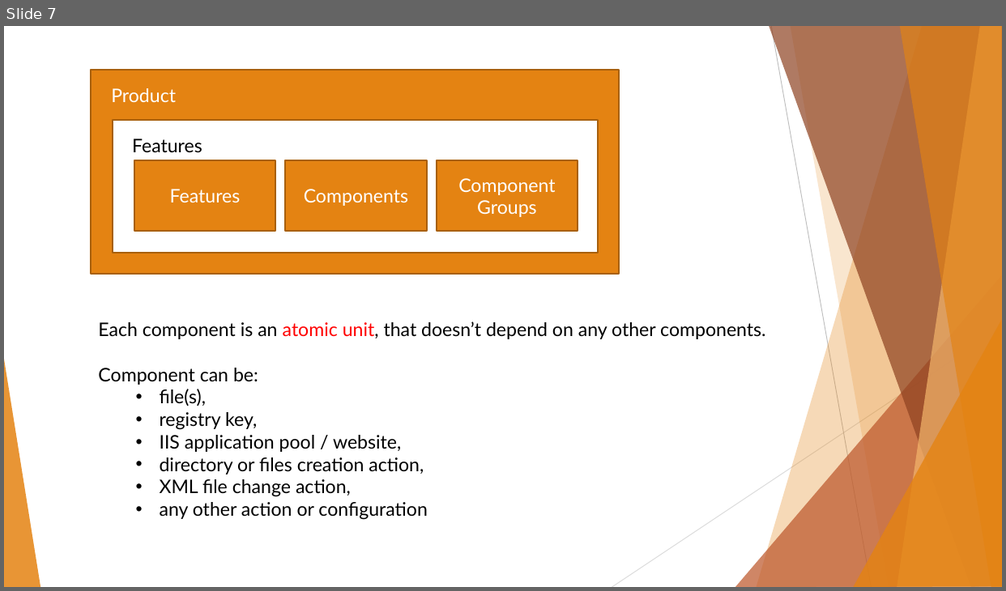
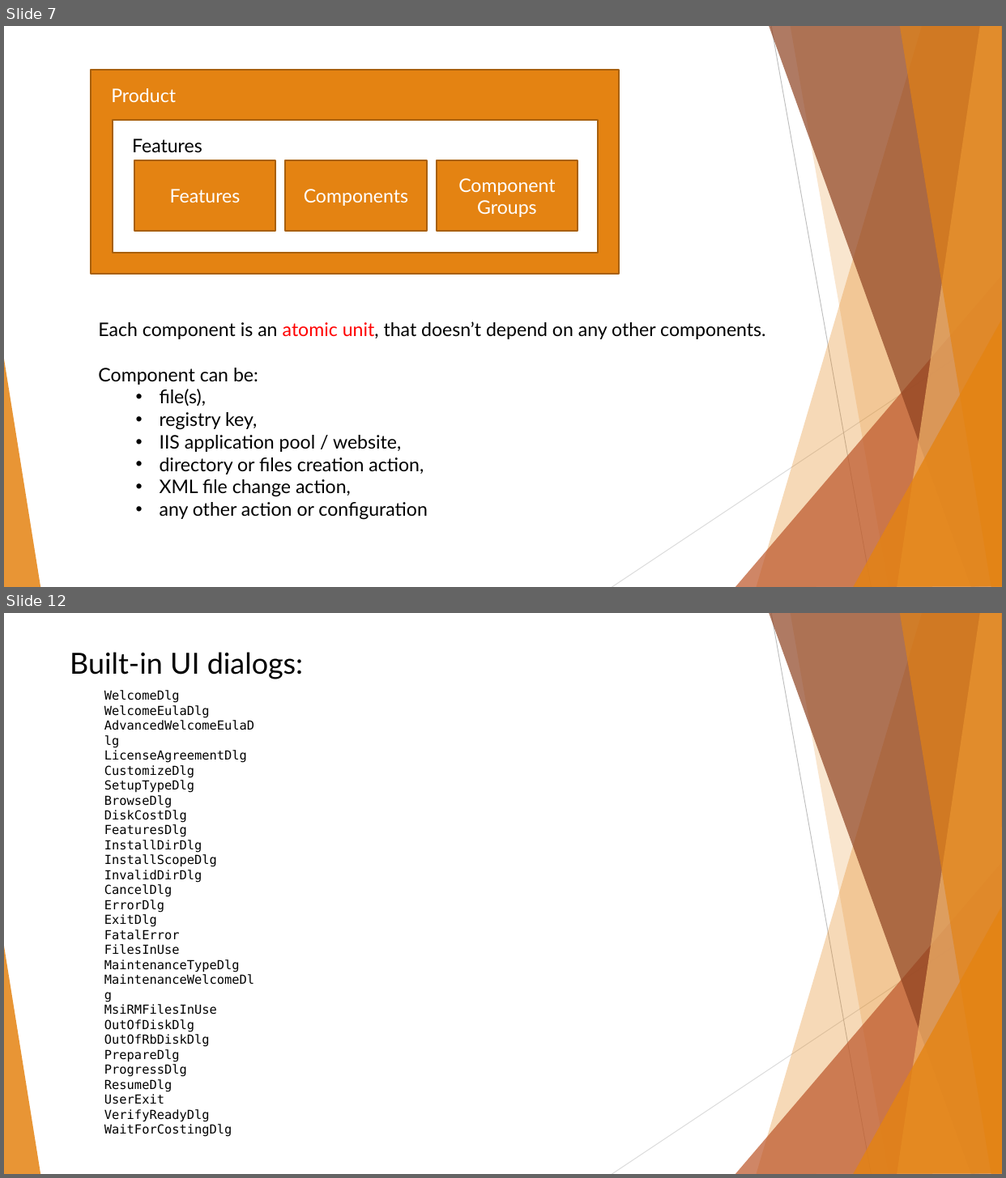
Before and after one commit to BinaryStudioAcademy/WixGettingStartedCourse, a slide deck: Part 1/WiX Part 1.pptx. Shown one above the other, each under a label of ours: slide 7 before the commit, slides 7 and 12 after it; the slides between them are not shown. The pictures are 1006x591 and 1006x1178 pixels, drawn with LibreOffice and Linux fonts; fonts in the diff are those of the drawing. Boxes give left, top, right and bottom in pixels: in the first picture for what was removed or moved away, otherwise in the second. Text is boxed around its words. In the diff, an @@ line names an element or a change of style, - is before the commit and + after.

Commit message:
Simplified Install. Improved presentation.

```diff
--- a/Part 1/WiX Part 1.pptx
+++ b/Part 1/WiX Part 1.pptx
@@ slide 12 added at [4,613,1002,1174], background #FFFFFF; not listed: 10 template elements that a slide beside it also shows @@
@@ text added at [70,652,303,679], 28 pt, text #000000 @@
+Built-in UI dialogs:
@@ text added at [104,690,247,1122], 12 pt, text #000000 @@
+WelcomeDlg
+WelcomeEulaDlg
+AdvancedWelcomeEulaDlg
+LicenseAgreementDlg
+CustomizeDlg
+SetupTypeDlg
+BrowseDlg
+DiskCostDlg
+FeaturesDlg
+InstallDirDlg
+InstallScopeDlg
+InvalidDirDlg
+CancelDlg
+ErrorDlg
+ExitDlg
+FatalError
+FilesInUse
+MaintenanceTypeDlg
+MaintenanceWelcomeDlg
+MsiRMFilesInUse
+OutOfDiskDlg
+OutOfRbDiskDlg
+PrepareDlg
+ProgressDlg
+ResumeDlg
+UserExit
+VerifyReadyDlg
+WaitForCostingDlg
```
Also in this commit, not shown: 4 slides changed, 2 other slides added, 5 other files.
